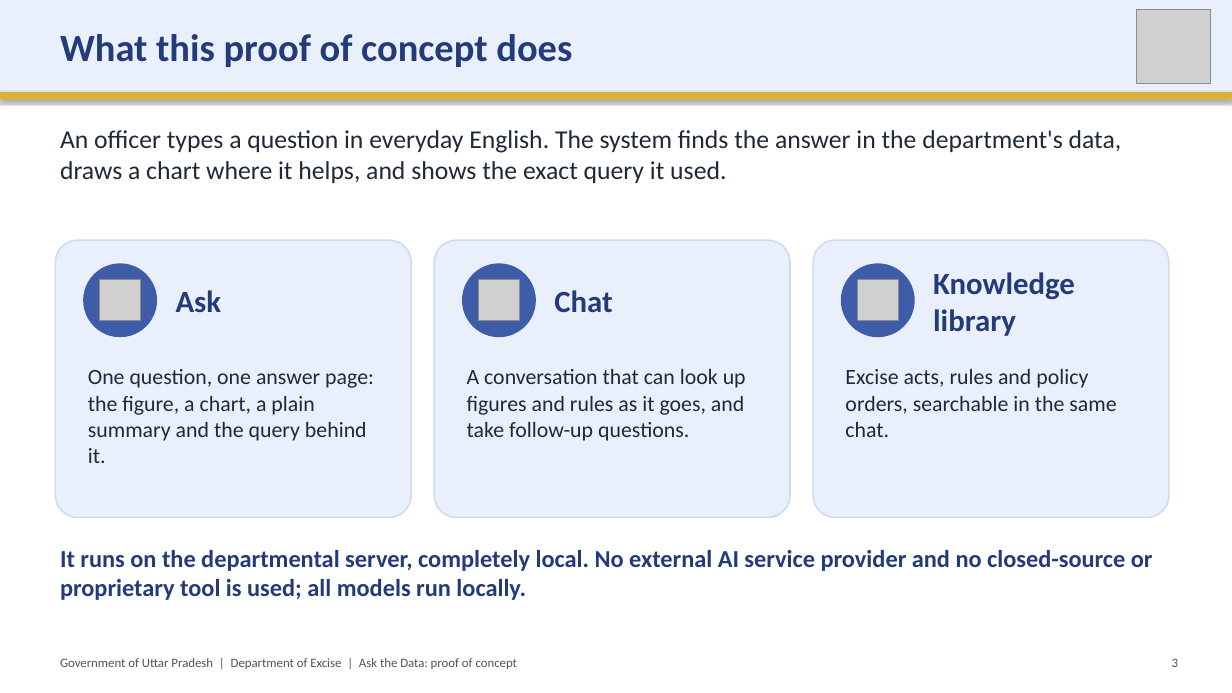
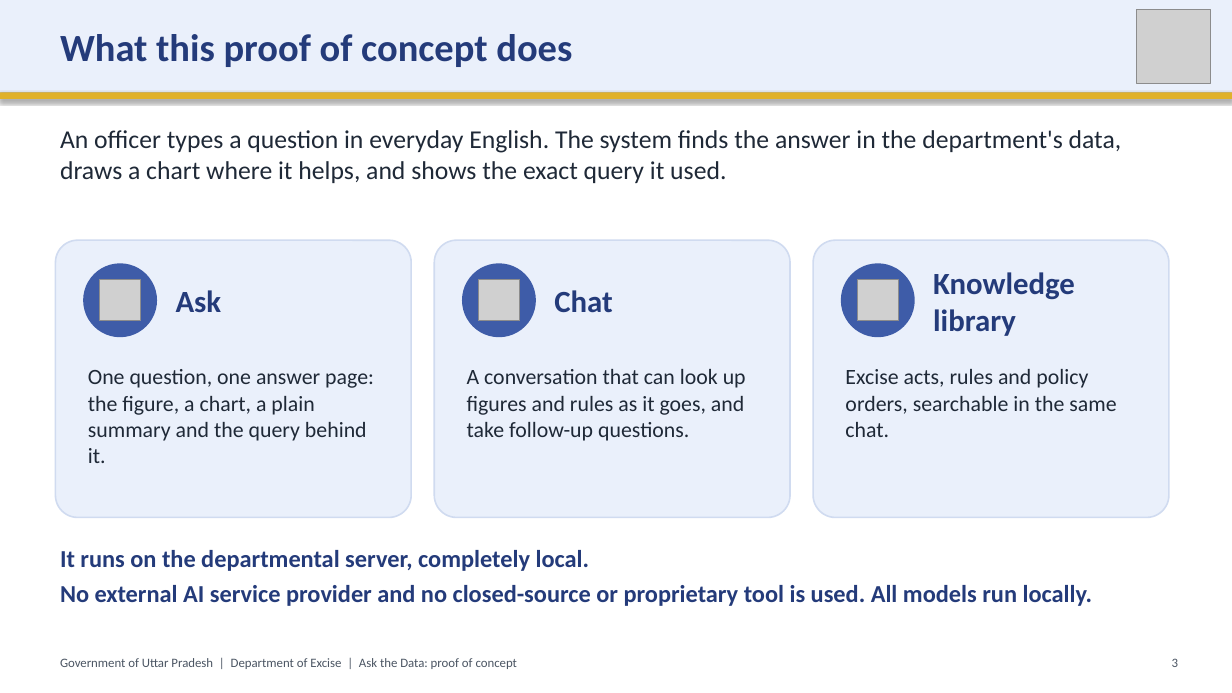
Before and after one commit to SubhanRaj/excise-mcp-dashboard, a slide deck: slide 3 of deck/UP-Excise-Ask-the-Data-Demo.pptx. Drawn at 1232x693 pixels with LibreOffice and Linux fonts; fonts in the diff are those of the drawing; grey boxes stand for pictures. Boxes give left, top, right and bottom in pixels: in the first picture for what was removed or moved away, otherwise in the second. Text is boxed around its words. In the diff, an @@ line names an element or a change of style, - is before the commit and + after.

```diff
--- a/deck/UP-Excise-Ask-the-Data-Demo.pptx
+++ b/deck/UP-Excise-Ask-the-Data-Demo.pptx
@@ text at (x1=60, y1=550, x2=1093, y2=606): text changed @@
-It runs on the departmental server, completely local. No external AI service provider and no closed-source or proprietary tool is used; all models run locally.
+It runs on the departmental server, completely local.
+No external AI service provider and no closed-source or proprietary tool is used. All models run locally.
```
Also in this commit, not shown: 7 other slides changed, 4 other files.
